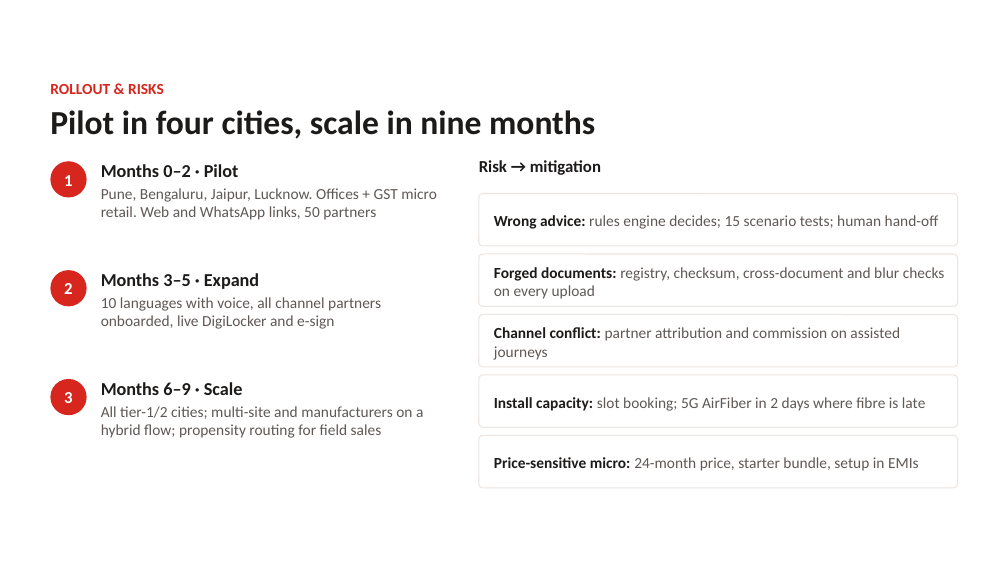
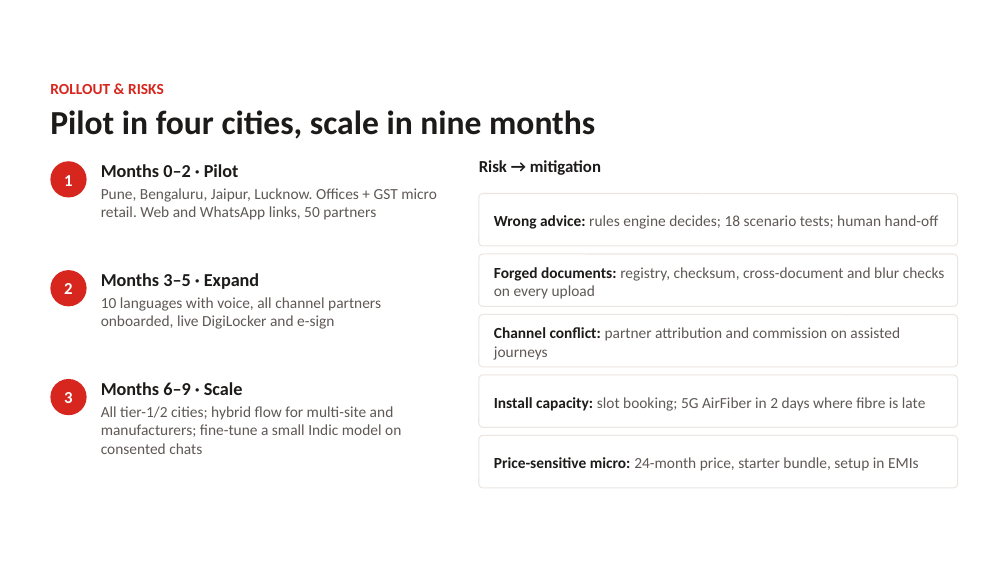
Before and after one commit to Psquare31/Airtel-Sync-26, a slide deck: slide 10 of docs/deck/Udyam_Digital_Business_Case.pptx. Drawn at 1008x567 pixels with LibreOffice and Linux fonts; fonts in the diff are those of the drawing; background and template pictures are left out. Boxes give left, top, right and bottom in pixels: in the first picture for what was removed or moved away, otherwise in the second. Text is boxed around its words. In the diff, an @@ line names an element or a change of style, - is before the commit and + after.

Commit message:
improvement loop: consented learned turns as prompt examples, plan feedback, draft test export, live-outcome retraining

```diff
--- a/docs/deck/Udyam_Digital_Business_Case.pptx
+++ b/docs/deck/Udyam_Digital_Business_Case.pptx
@@ text at (494, 215, 939, 229): text changed @@
-Wrong advice: rules engine decides; 15 scenario tests; human hand-off
+Wrong advice: rules engine decides; 18 scenario tests; human hand-off
@@ text at (101, 406, 401, 454): text changed @@
-All tier-1/2 cities; multi-site and manufacturers on a hybrid flow; propensity routing for field sales
+All tier-1/2 cities; hybrid flow for multi-site and manufacturers; fine-tune a small Indic model on consented chats
```
Also in this commit, not shown: 20 other files.
